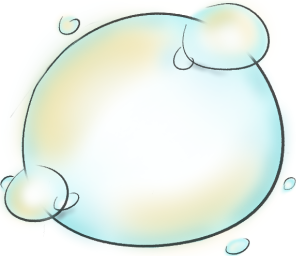
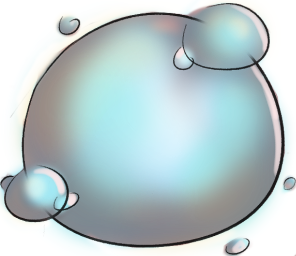
Layers edited between the first and the second w=296, h=256 image:
renamed "lineart bubble Copy" to "lineart bubble", opacity 70% → 83% over [0, 3, 296, 255]
added layer "Layer 4" above "Layer 3" over [32, 4, 283, 254]
added layer "Layer 3" (multiply, 62%) above "yellow bright bubble" over [0, 3, 296, 256]
removed layer "light blue color bubble Copy" over [0, 0, 296, 256]
added layer "light blue color bubble" above "Layer 2" over [0, 0, 296, 256]
